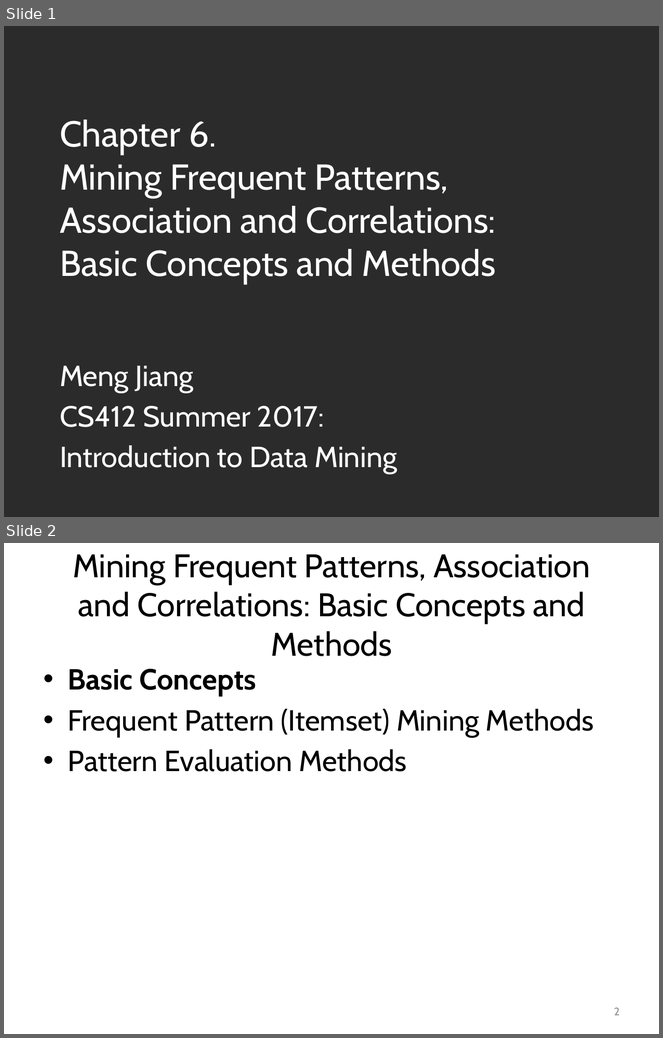
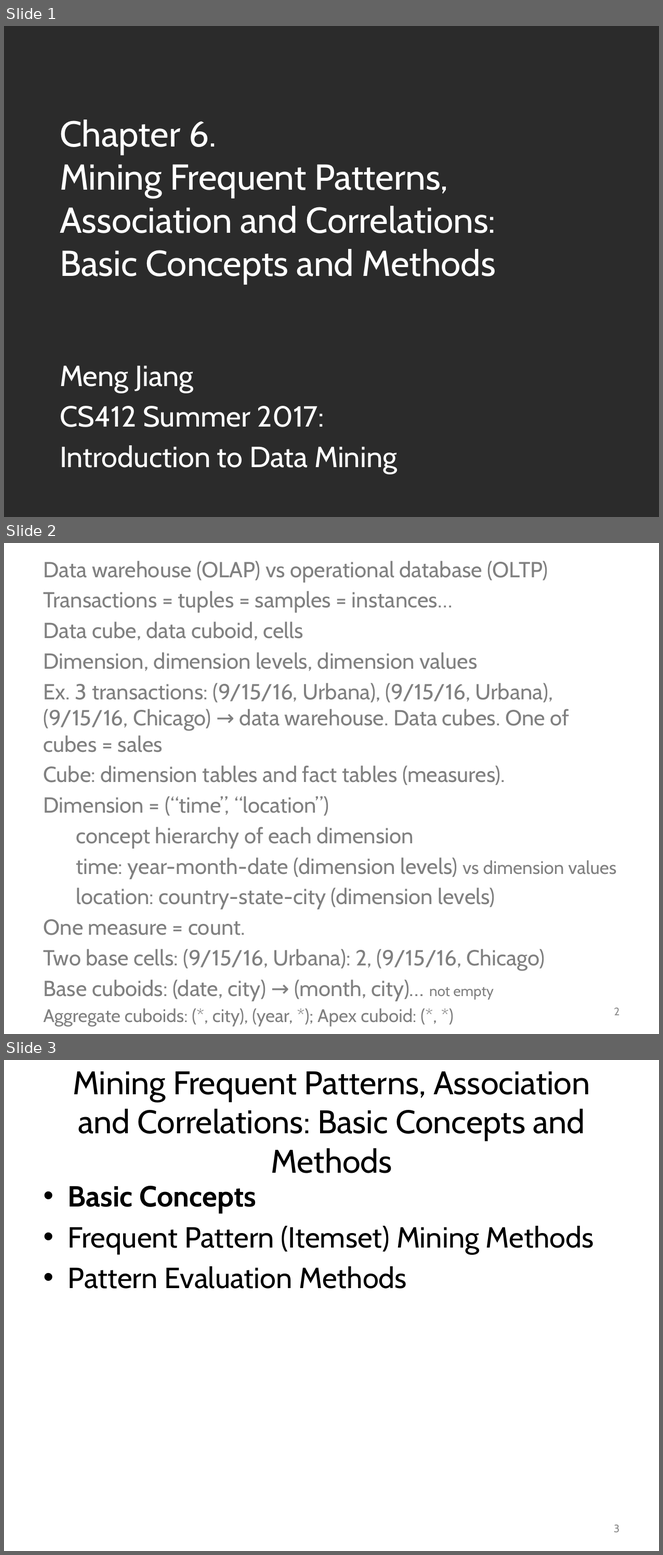
Before and after one commit to mjiang89/mjiang89.github.io, a slide deck: teaching/CS412Summer17-Chapter6.pptx. Shown one above the other, each under a label of ours: slides 1 and 2 before the commit, slides 1, 2 and 3 after it. The pictures are 663x1038 and 663x1555 pixels, drawn with LibreOffice and Linux fonts; fonts in the diff are those of the drawing; background and template pictures are left out; a plain dark background stands for a picture behind light text. Boxes give left, top, right and bottom in pixels: in the first picture for what was removed or moved away, otherwise in the second. Text is boxed around its words. In the diff, an @@ line names an element or a change of style, - is before the commit and + after.

```diff
--- a/teaching/CS412Summer17-Chapter6.pptx
+++ b/teaching/CS412Summer17-Chapter6.pptx
@@ slide 2 added at (x1=4, y1=543, x2=659, y2=1034), background #FFFFFF @@
@@ text added at (x1=44, y1=561, x2=617, y2=1027), 24 pt, text #808080 @@
+Data warehouse (OLAP) vs operational database (OLTP)
+Transactions = tuples = samples = instances…
+Data cube, data cuboid, cells
+Dimension, dimension levels, dimension values
+Ex. 3 transactions: (9/15/16, Urbana), (9/15/16, Urbana), (9/15/16, Chicago) → data warehouse. Data cubes. One of cubes = sales
+Cube: dimension tables and fact tables (measures).
+Dimension = (“time”, “location”)
+concept hierarchy of each dimension
+time: year-month-date (dimension levels) vs dimension values
+location: country-state-city (dimension levels)
+One measure = count.
+Two base cells: (9/15/16, Urbana): 2, (9/15/16, Chicago)
+Base cuboids: (date, city) → (month, city)… not empty
+Aggregate cuboids: (*, city), (year, *); Apex cuboid: (*, *)
@@ page number added at (x1=614, y1=1008, x2=620, y2=1016), 12 pt, text #8C8C8C @@
+2
@@ what was slide 2 is now slide 3 @@
@@ page number at (x1=614, y1=1525, x2=620, y2=1533): text changed @@
-2
+3
```
Also in this commit, not shown: 2 slides changed, 1 other slide added, 2 other files.
